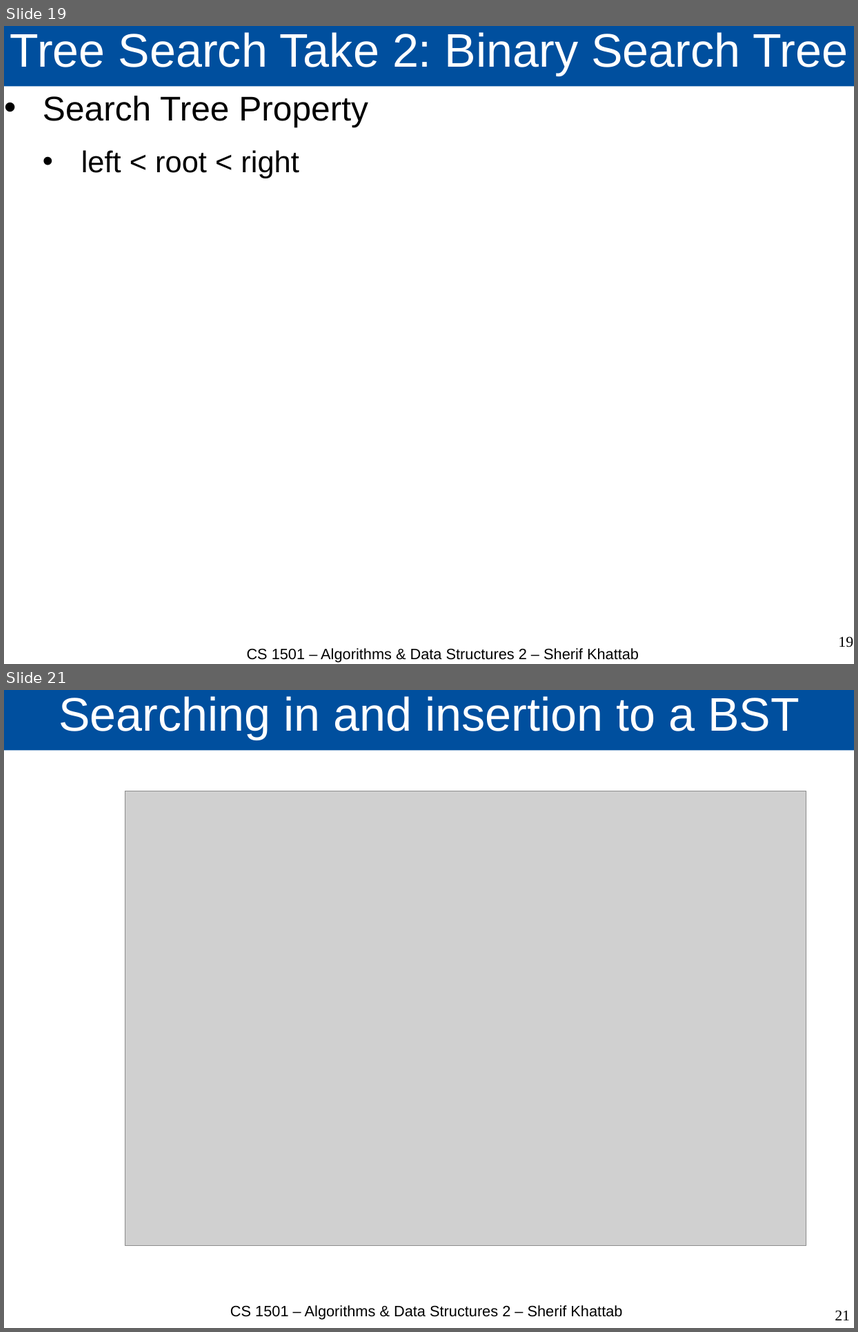
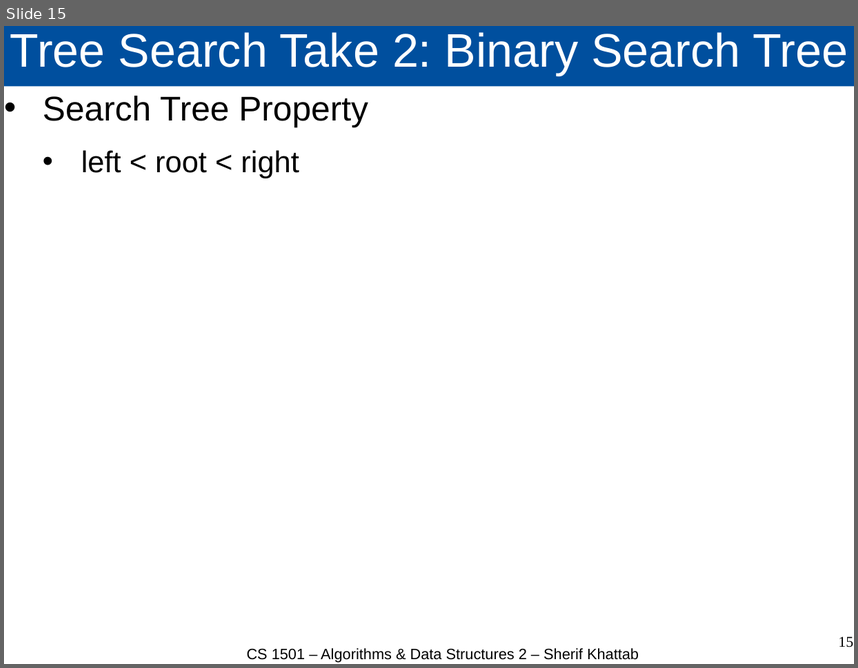
Before and after one commit to cs1501-2224/handouts, a slide deck: DraftSlides/Lecture3.pptx. Shown one above the other, each under a label of ours: slides 19 and 21 before the commit, slide 15 after it; the slides between them are not shown. The pictures are 858x1332 and 858x668 pixels, drawn with LibreOffice and Linux fonts; fonts in the diff are those of the drawing; grey boxes stand for pictures. Boxes give left, top, right and bottom in pixels: in the first picture for what was removed or moved away, otherwise in the second. Text is boxed around its words. In the diff, an @@ line names an element or a change of style, - is before the commit and + after.

```diff
--- a/DraftSlides/Lecture3.pptx
+++ b/DraftSlides/Lecture3.pptx
@@ slide 21 removed at bbox=[4, 690, 854, 1328], background #FFFFFF @@
@@ title removed at bbox=[4, 690, 854, 751] @@
-Searching in and insertion to a BST
@@ picture removed at bbox=[125, 791, 807, 1245] @@
@@ text removed at bbox=[230, 1305, 622, 1320] @@
-CS 1501 – Algorithms & Data Structures 2 – Sherif Khattab
@@ page number removed at bbox=[835, 1310, 850, 1321] @@
-21
@@ what was slide 19 is now slide 15 @@
@@ page number at bbox=[838, 637, 853, 648]: text changed @@
-19
+15
```
Also in this commit, not shown: 1 slide changed, 7 other slides removed, 3 other files.
